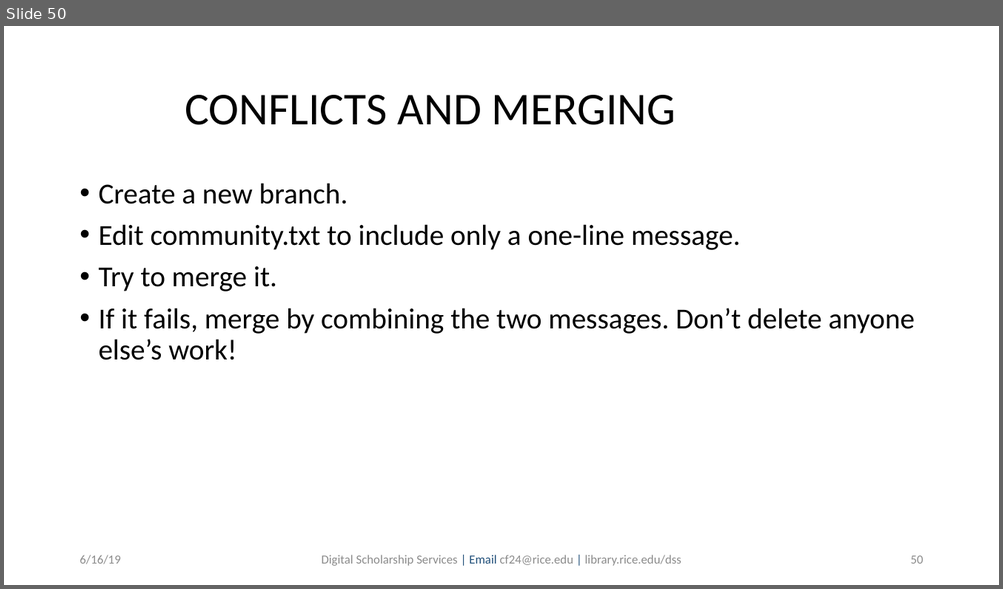
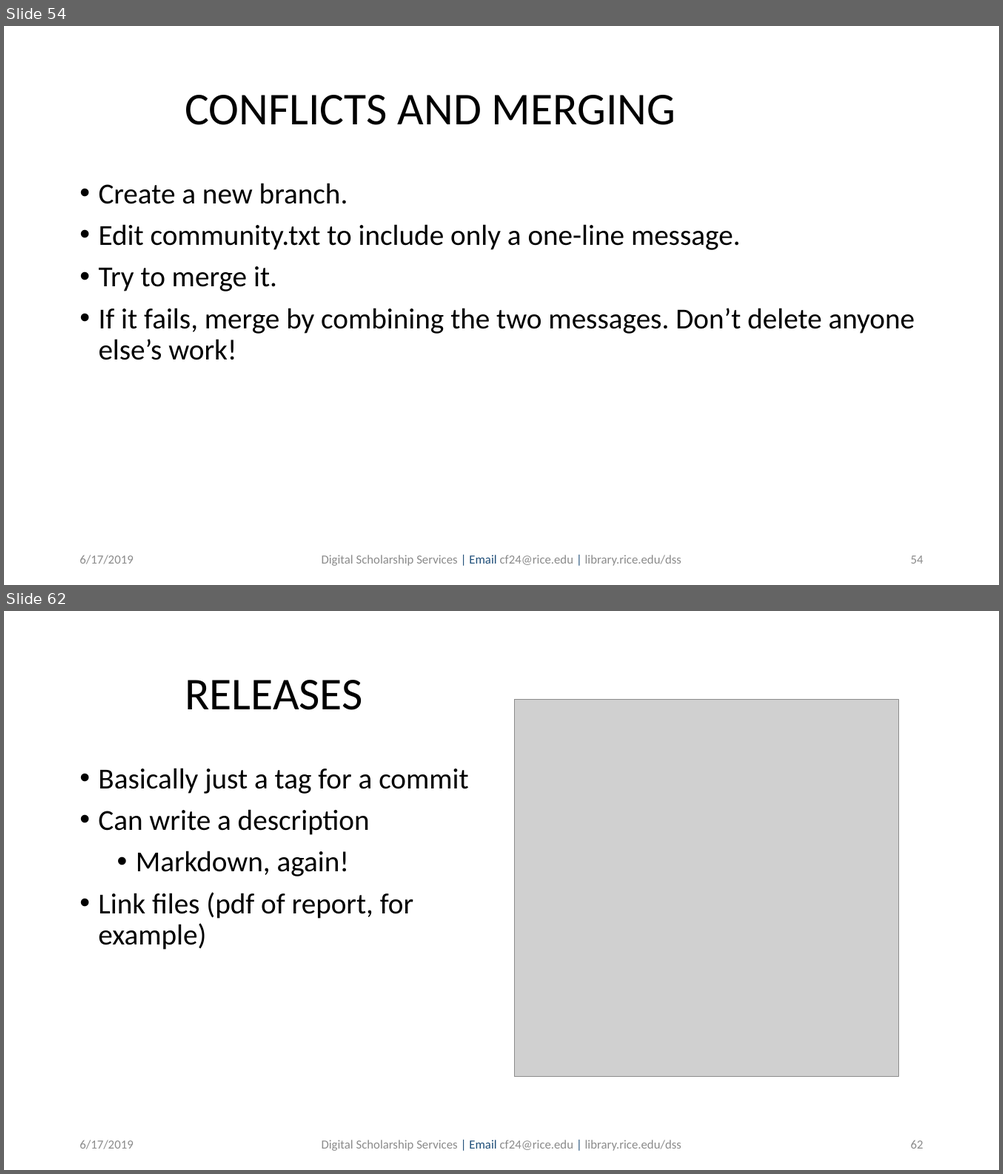
Before and after one commit to bakitybacon/rice-data-and-donuts, a slide deck: github/Introduction to Git & GitHub.pptx. Shown one above the other, each under a label of ours: slide 50 before the commit, slides 54 and 62 after it; the slides between them are not shown. The pictures are 1003x589 and 1003x1174 pixels, drawn with LibreOffice and Linux fonts; fonts in the diff are those of the drawing; grey boxes stand for pictures; background and template pictures are left out. Boxes give left, top, right and bottom in pixels: in the first picture for what was removed or moved away, otherwise in the second. Text is boxed around its words. In the diff, an @@ line names an element or a change of style, - is before the commit and + after.

```diff
--- a/github/Introduction to Git & GitHub.pptx
+++ b/github/Introduction to Git & GitHub.pptx
@@ slide 62 added at <box>4,611,999,1170</box>, background #FFFFFF @@
@@ text added at <box>185,680,362,710</box>, 44 pt, text #000000 @@
+RELEASES
@@ picture added at <box>515,700,898,1077</box> @@
@@ text added at <box>98,768,469,950</box>, 28 pt, text #000000 @@
+• Basically just a tag for a commit
+• Can write a description
+  • Markdown, again!
+• Link files (pdf of report, for example)
@@ text added at <box>79,1140,133,1150</box>, 12 pt, text #8B8B8B @@
+6/17/2019
@@ text added at <box>321,1140,681,1151</box>, 12 pt, text #8B8B8B @@
+Digital Scholarship Services | Email cf24@rice.edu | library.rice.edu/dss
@@ page number added at <box>910,1141,923,1149</box>, 12 pt, text #8B8B8B @@
+62
@@ what was slide 50 is now slide 54 @@
@@ slide 54 changed as well @@
@@ text at <box>79,555,133,565</box>: text changed @@
-6/16/19
+6/17/2019
@@ page number at <box>910,556,923,564</box>: text changed @@
-50
+54
```
Also in this commit, not shown: 56 other slides changed, 12 other slides added.
